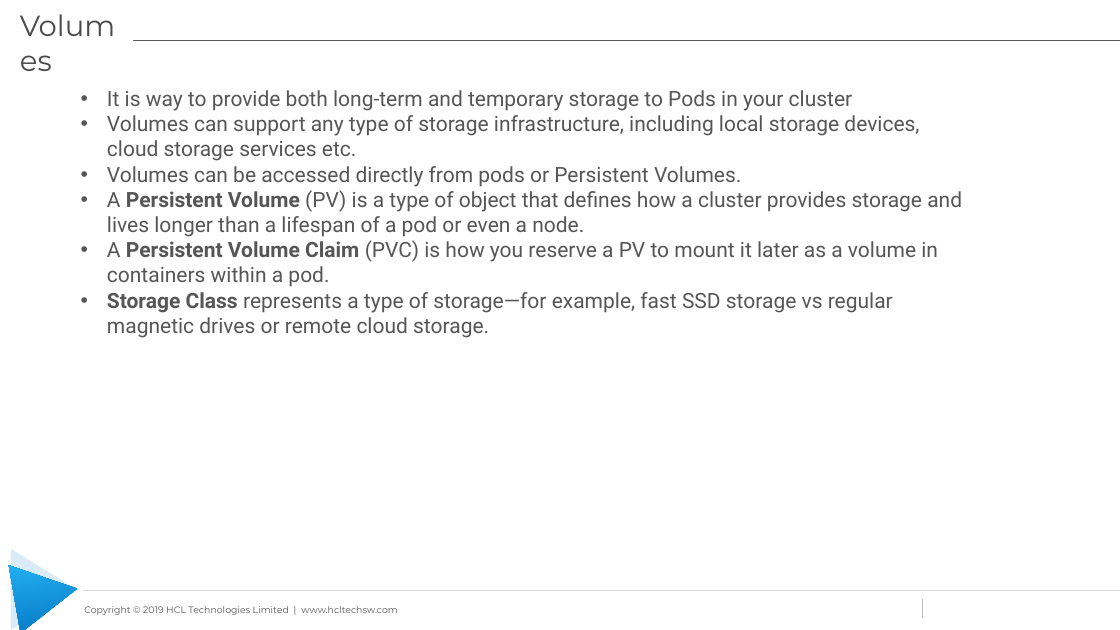
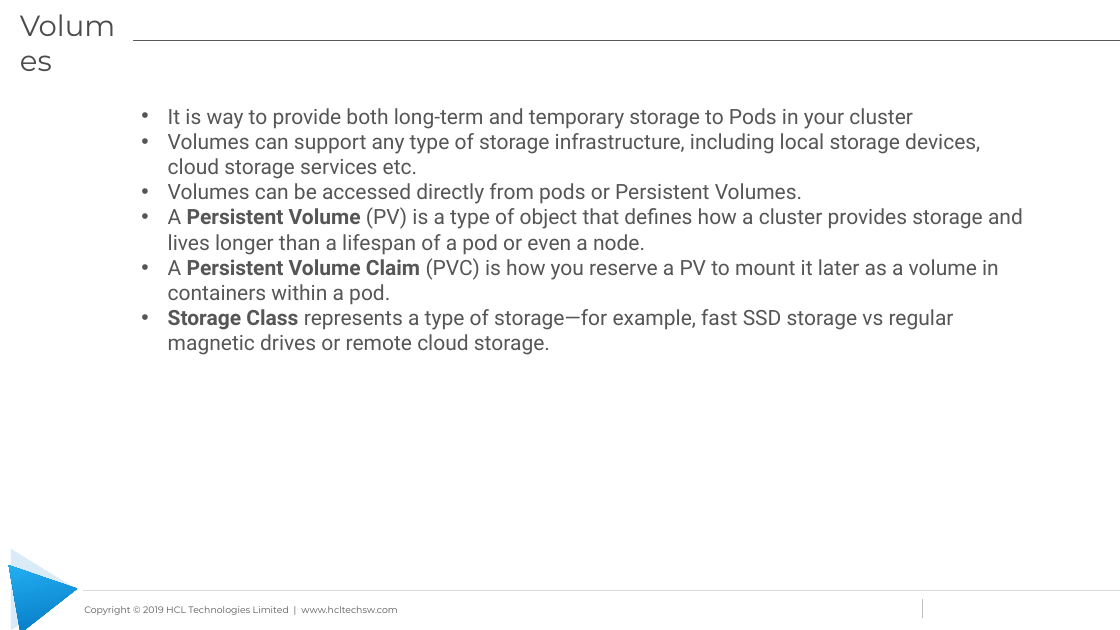
Before and after one commit to learning-zone/docker-and-kubernetes-basics, a slide deck: slide 16 of kubernetes-workshop-files/Kubernetes_Workshop.pptx. Drawn at 1120x630 pixels with LibreOffice and Linux fonts; fonts in the diff are those of the drawing; background and template pictures are left out. Boxes give left, top, right and bottom in pixels: in the first picture for what was removed or moved away, otherwise in the second. Text is boxed around its words. In the diff, an @@ line names an element or a change of style, - is before the commit and + after.

```diff
--- a/kubernetes-workshop-files/Kubernetes_Workshop.pptx
+++ b/kubernetes-workshop-files/Kubernetes_Workshop.pptx
@@ text "It is way to provide ...": place and size @@
-text "It is way to provide ..." at (107, 90, 962, 338)
+text "It is way to provide ..." at (168, 108, 1023, 355)
```
Also in this commit, not shown: 8 other slides changed, 4 slides added.
